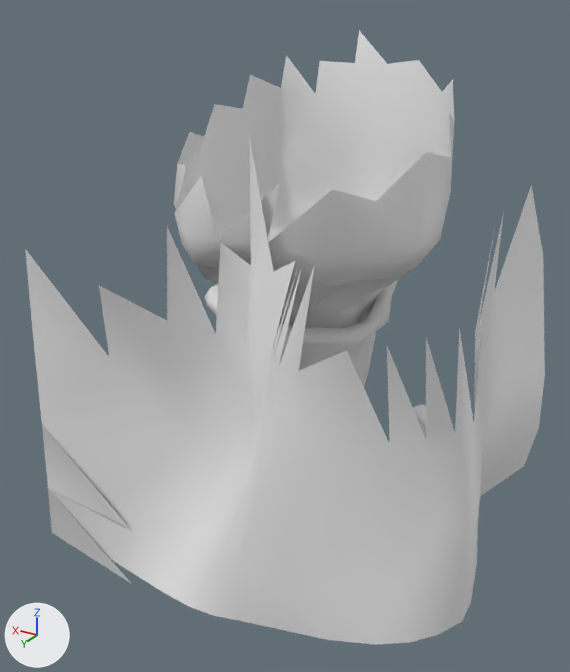
A saved change to the FBX model Assets/Resources/Models/Equip/Arquimago_BotaR.fbx.
Rendered twice from a 50 mm camera at (-0.311, 0.588, -0.382) aimed at (0.025, 0.027, -0.662). The axes (+X, +Y, +Z) are drawn at lower left. The lights are the same throughout. The older version comes first. Where no turn or scale is listed for an object, it has been applied to the vertices. Vertices at exactly the same position are counted once.

Before the edit, the objects in view are built like this:
```python
me_piece_015 = bpy.data.meshes.new('Piece.015')
me_piece_015.from_pydata(...)  # 696 vertices, 1246 faces; spans x -0.201..0.184, y -0.202..0.227, z -0.937..-0.408
me_piece_015.materials.append(mat_kz_equipmaps)  # white #e7e7e7
ob_piece = bpy.data.objects.new('Piece', me_piece_015)
ob_piece.location = (0.0, 0.0, 0.0)
```
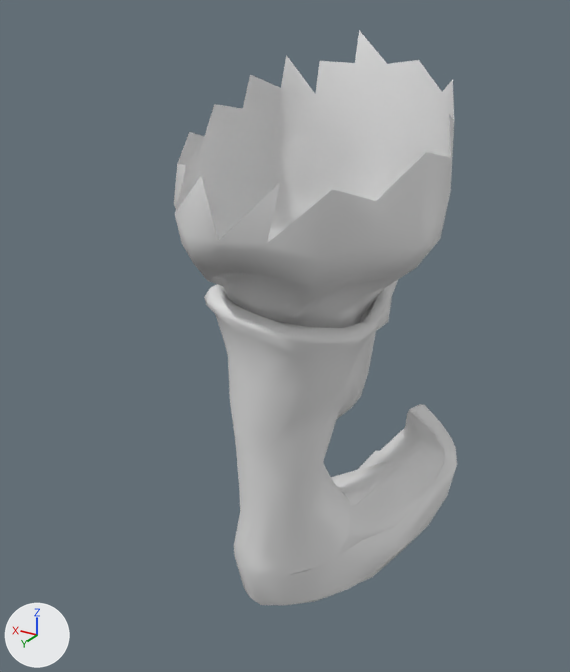
Boxes (x1, y1, x2, y2) around the edits, measured in the pictures (570 x 672 px):
'Piece', reshaped (45% narrower, 6% shorter)
    before: (25, 30, 545, 645)
    after: (174, 30, 457, 605)
part 1 of me_piece_015, deleted
    before: (25, 136, 545, 645)

Diff of the bpy script that builds the scene:
```diff
--- a/Assets/Resources/Models/Equip/Arquimago_BotaR.fbx.py
+++ b/Assets/Resources/Models/Equip/Arquimago_BotaR.fbx.py
@@ me_piece_015 @@
 # used by ob_piece; location = (0.0, 0.0, 0.0)
-me_piece_015.from_pydata(...)  # 696 vertices, 1246 faces; spans x -0.201..0.184, y -0.202..0.227, z -0.937..-0.408
+me_piece_015.from_pydata(...)  # 587 vertices, 1093 faces; spans x -0.118..0.111, y -0.202..0.159, z -0.937..-0.408
+# me_piece_015 part 1: the loose piece of 109 vertices spanning x -0.201..0.184, y 0.003..0.227, z -0.848..-0.464 is deleted
 me_piece_015.materials.append(mat_kz_equipmaps)
```
